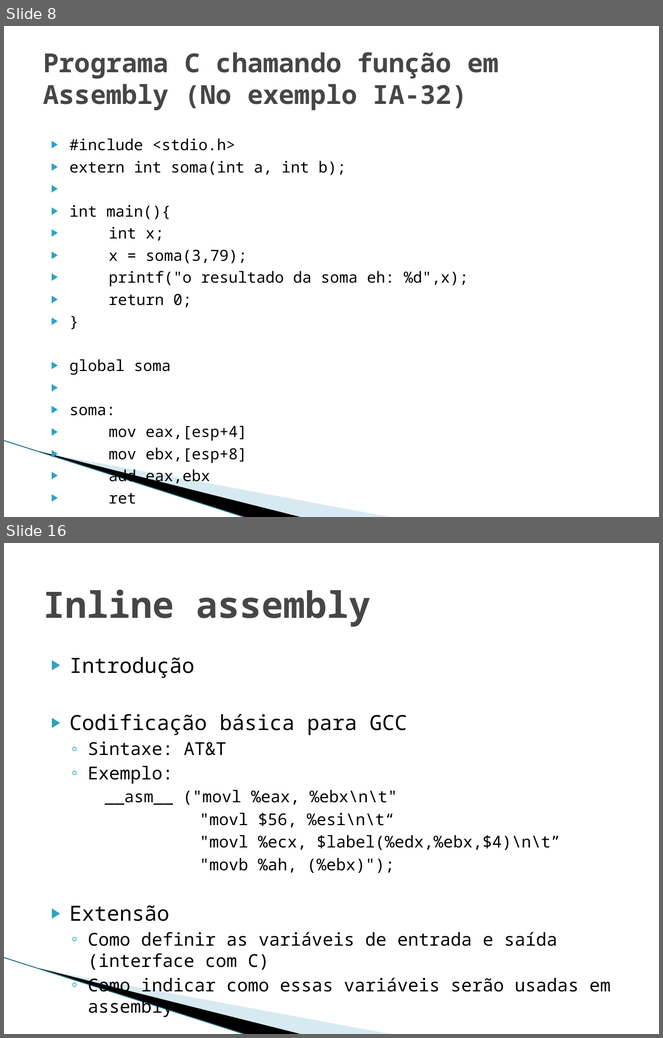
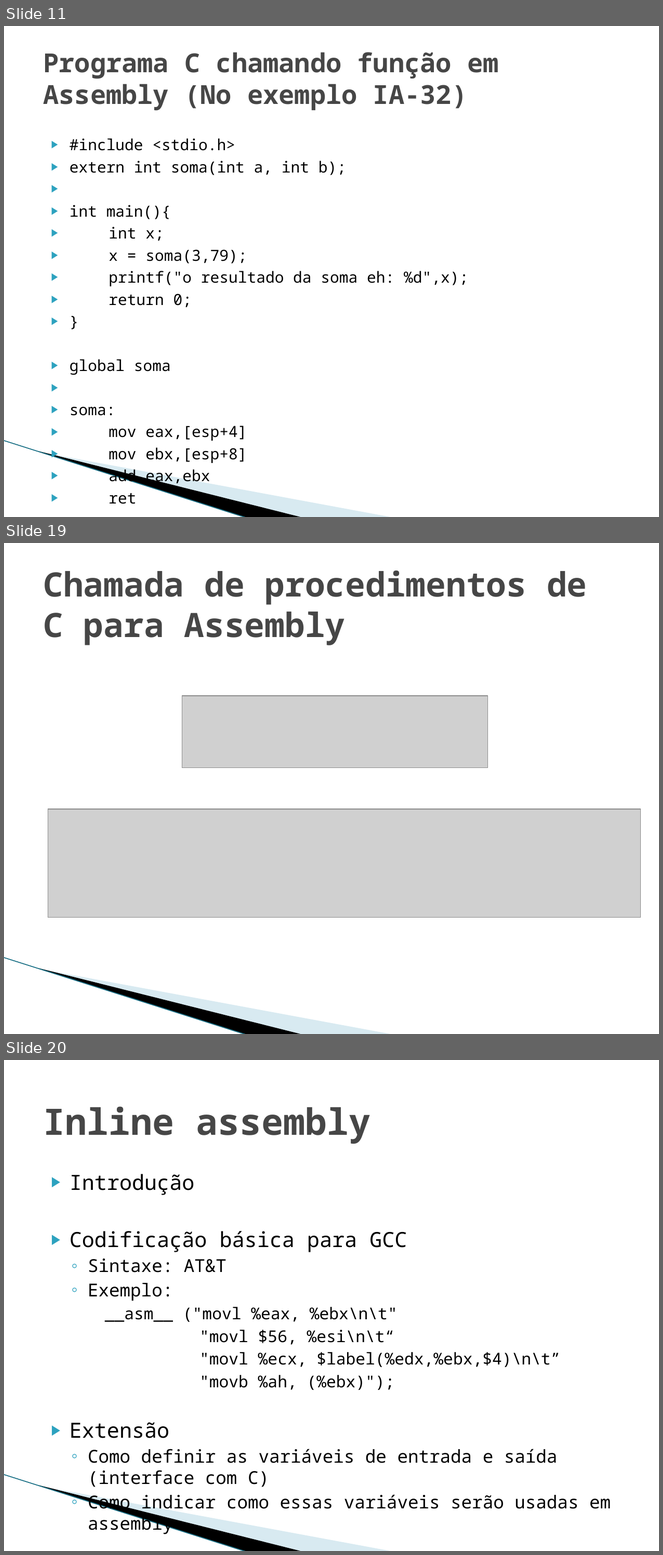
Before and after one commit to phdenis40/mips-assembler-unb, a slide deck: seminario/Interface entre C e Assemby 8085.pptx. Shown one above the other, each under a label of ours: slides 8 and 16 before the commit, slides 11, 19 and 20 after it; the slides between them are not shown. The pictures are 663x1038 and 663x1555 pixels, drawn with LibreOffice and Linux fonts; fonts in the diff are those of the drawing; grey boxes stand for pictures; background and template pictures are left out. Boxes give left, top, right and bottom in pixels: in the first picture for what was removed or moved away, otherwise in the second. Text is boxed around its words. In the diff, an @@ line names an element or a change of style, - is before the commit and + after.

```diff
--- a/seminario/Interface entre C e Assemby 8085.pptx
+++ b/seminario/Interface entre C e Assemby 8085.pptx
@@ slide 19 added at (x1=4, y1=543, x2=659, y2=1034), background #FFFFFF; not listed: 3 template elements that a slide beside it also shows @@
@@ title added at (x1=43, y1=571, x2=587, y2=645), 36.9 pt, text #464646, bold @@
+Chamada de procedimentos de C para Assembly
@@ picture added at (x1=182, y1=696, x2=488, y2=768) @@
@@ picture added at (x1=48, y1=809, x2=641, y2=917) @@
@@ what was slide 8 is now slide 11 @@
@@ what was slide 16 is now slide 20 @@
```
Also in this commit, not shown: 8 slides changed, 9 other slides added, 6 slides removed.
